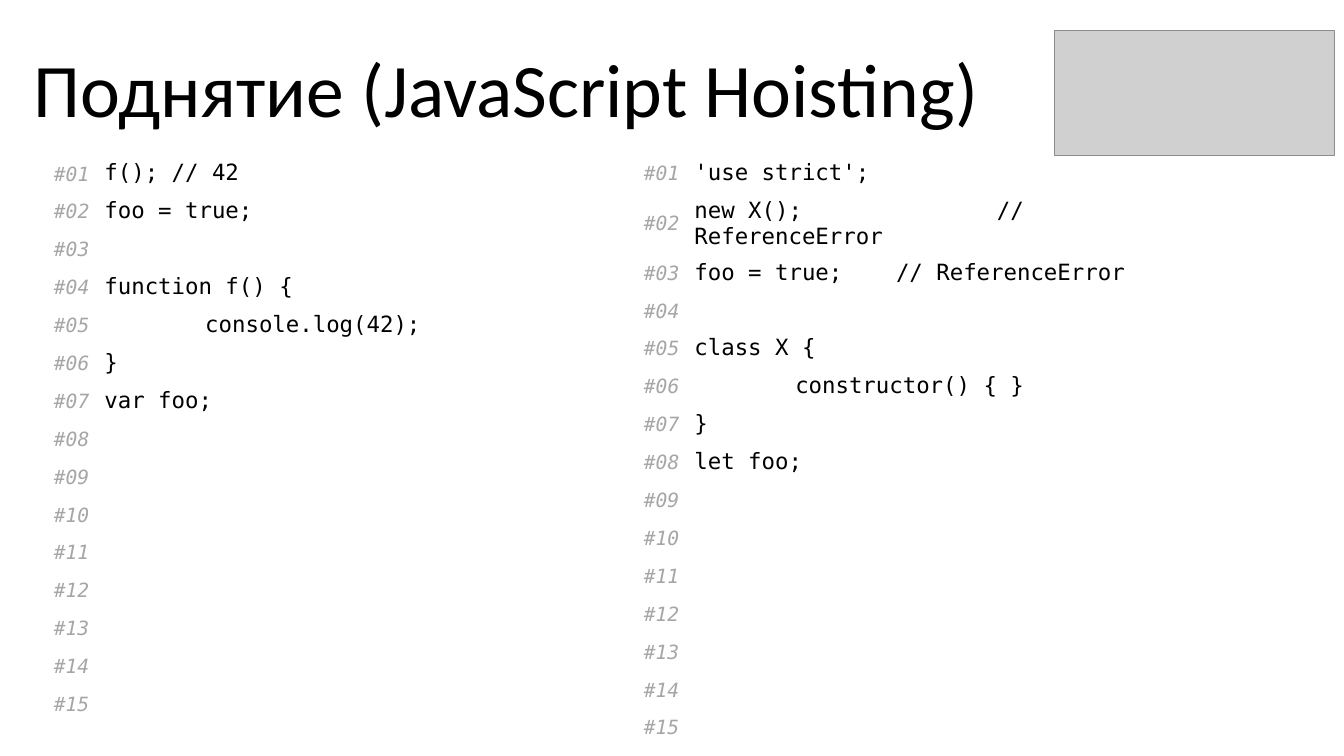
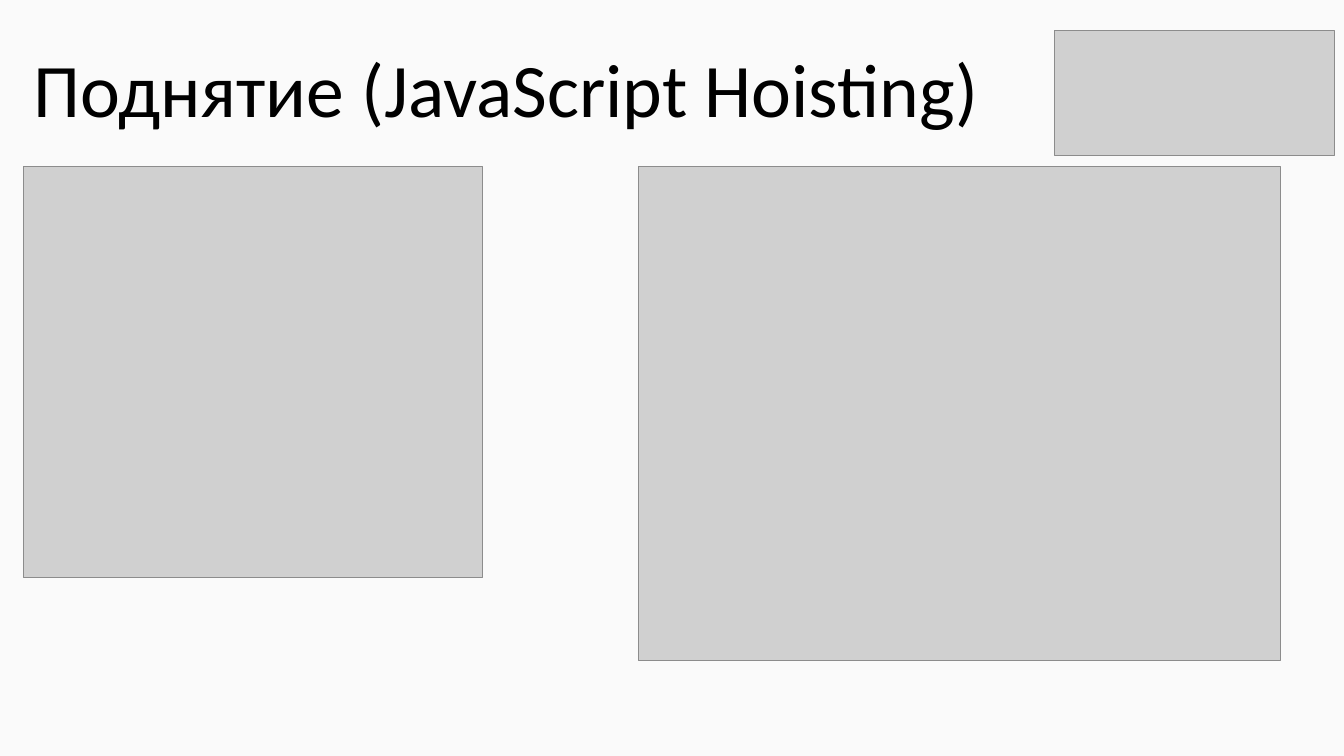
Before and after one commit to KOPTE3/modern-es, a slide deck: slide 9 of Modern ES.pptx. Drawn at 1344x756 pixels with LibreOffice and Linux fonts; fonts in the diff are those of the drawing; grey boxes stand for pictures. Boxes give left, top, right and bottom in pixels: in the first picture for what was removed or moved away, otherwise in the second. Text is boxed around its words. In the diff, an @@ line names an element or a change of style, - is before the commit and + after.

```diff
--- a/Modern ES.pptx
+++ b/Modern ES.pptx
@@ background #FFFFFF to #FAFAFA @@
@@ table removed at (23,155,597,724), 15 rows, 2 columns @@
-#01 | f(); // 42
-#02 | foo = true;
-#03 | 
-#04 | function f() {
-#05 | console.log(42);
-#06 | }
-#07 | var foo;
-#08 | 
-#09 | 
-#10 | 
-#11 | 
-#12 | 
-#13 | 
-#14 | 
-#15 | 
@@ picture added at (23,166,483,578) @@
@@ table removed at (613,154,1187,738), 15 rows, 2 columns @@
-#01 | 'use strict';
-#02 | new X(); // ReferenceError
-#03 | foo = true; // ReferenceError
-#04 | 
-#05 | class X {
-#06 | constructor() { }
-#07 | }
-#08 | let foo;
-#09 | 
-#10 | 
-#11 | 
-#12 | 
-#13 | 
-#14 | 
-#15 | 
@@ picture added at (638,166,1280,661) @@
```
Also in this commit, not shown: 47 other slides changed, 15 slides added, 11 slides removed, 46 other files.
